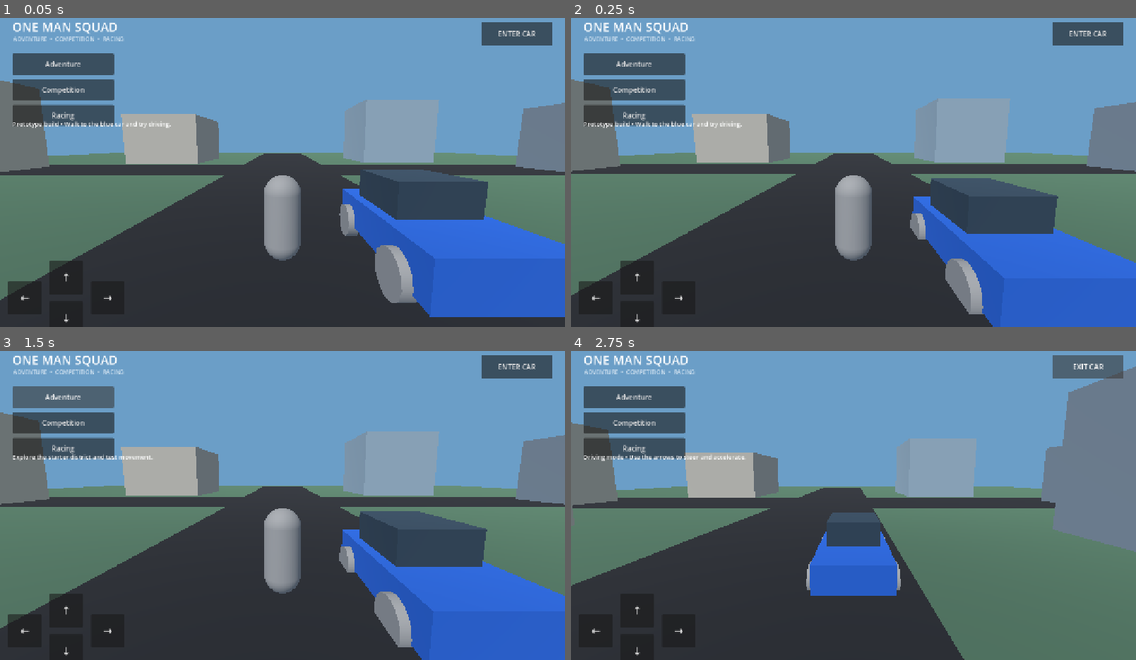
Above: before the commit, frames 1-4 (two rows, left to right).
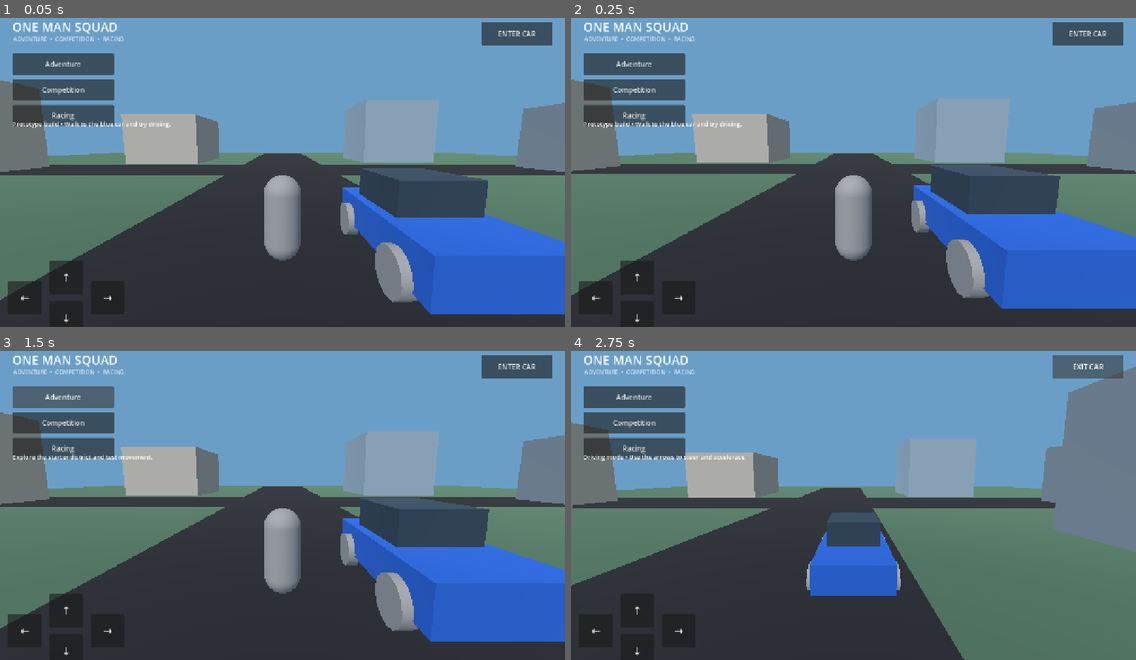
Above: after the commit, the same moments.

Repository: newgenerationnetwork617-ops/one-man-squad
Game: Godot game, scene res://scenes/main.tscn
Same seed, same stepped clock (60 frames per second), same inputs: the game is played once before the commit and once after it.
Inputs:
- Up to frame 1 (0.05 s): no input
- Up to frame 2 (0.25 s): no input
- Up to frame 3 (1.5 s): click "Adventure" at 0.5 s; click "Adventure" at 1.25 s
- Up to frame 4 (2.75 s): click "ENTER CAR" at 2 s

The runs differ from the first frame. In frame 1, 0.9% of the frame differs, in the area x 60-100%, y 48-97%; in frame 2, 7.5%, in the area x 60-100%, y 47-100%; in frame 3, 7.5%; in frame 4, nothing differs.

Commit message:
Keep parked starter car idle until entered

Diff:
--- a/scripts/main.gd
+++ b/scripts/main.gd
@@ -92,6 +92,7 @@
 	vehicle = CAR_SCENE.instantiate() as CharacterBody3D
 	vehicle.position = Vector3(2.8, 0.1, 8)
 	add_child(vehicle)
+	vehicle.set_physics_process(false)
 
 func _build_interface() -> void:
 	var canvas := CanvasLayer.new()
